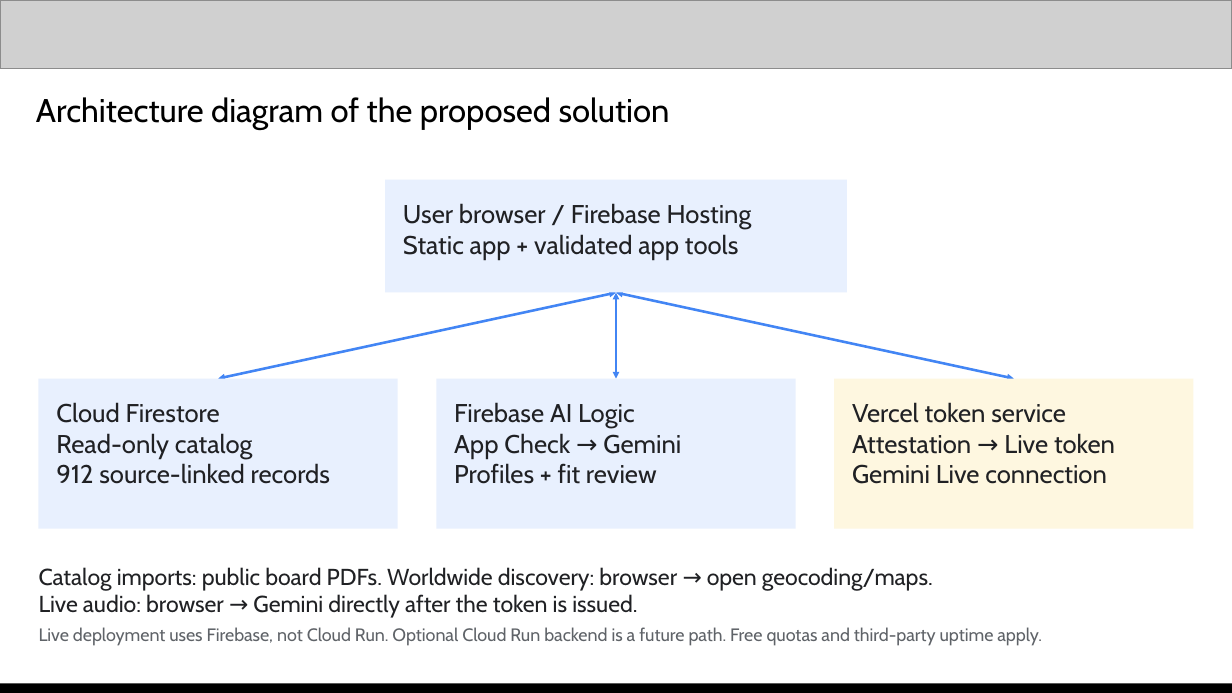
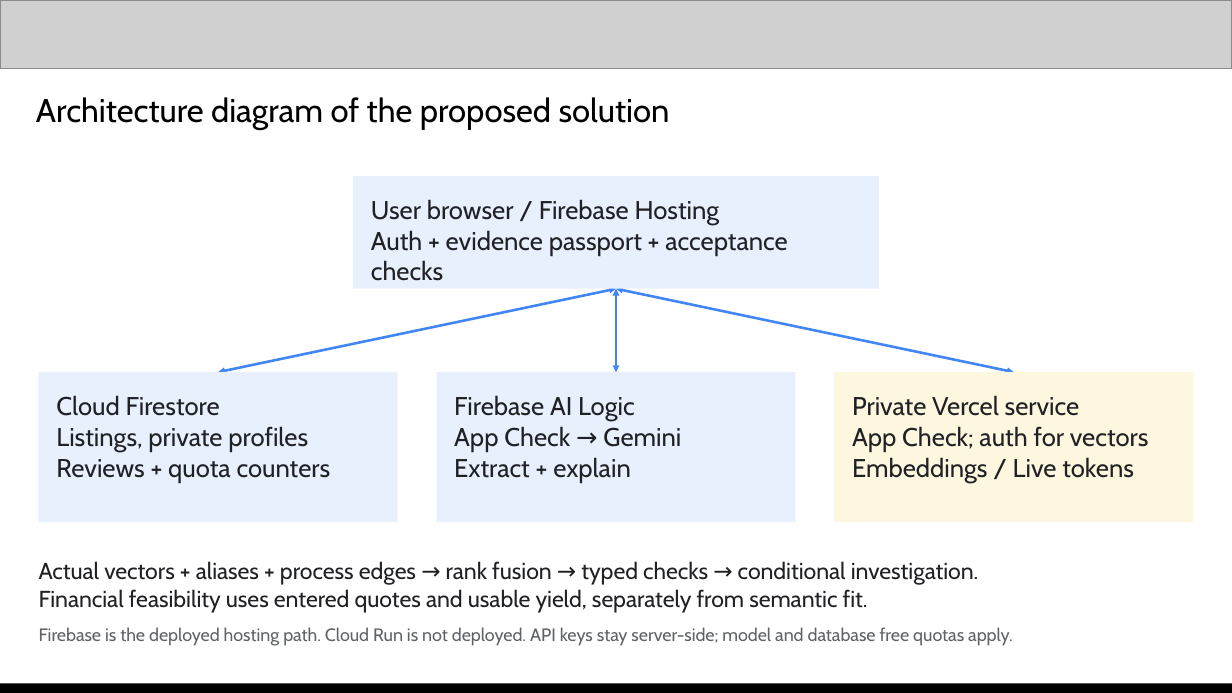
Before and after one commit to anshuman542018/wasterecast, a slide deck: slide 8 of submission/Clorex_WasteRecast_Pitch_Deck.pptx. Drawn at 1232x693 pixels with LibreOffice and Linux fonts; fonts in the diff are those of the drawing; grey boxes stand for pictures. Boxes give left, top, right and bottom in pixels: in the first picture for what was removed or moved away, otherwise in the second. Text is boxed around its words. In the diff, an @@ line names an element or a change of style, - is before the commit and + after.

```diff
--- a/submission/Clorex_WasteRecast_Pitch_Deck.pptx
+++ b/submission/Clorex_WasteRecast_Pitch_Deck.pptx
@@ rectangle resized from (x1=384, y1=180, x2=846, y2=293) to (x1=352, y1=176, x2=878, y2=290) @@
@@ text "User browser / Firebase Hosting" moved from (x1=403, y1=203, x2=752, y2=259) to (x1=371, y1=199, x2=787, y2=281) @@
@@ text at (x1=371, y1=230, x2=787, y2=281): text changed @@
-Static app + validated app tools
+Auth + evidence passport + acceptance checks
@@ 3 double arrows, 3 rectangles moved together from (x1=38, y1=293, x2=1194, y2=529) to (x1=38, y1=288, x2=1194, y2=522) @@
@@ text at (x1=852, y1=395, x2=1149, y2=483): text changed @@
-Vercel token service
-Attestation → Live token
-Gemini Live connection
+Private Vercel service
+App Check; auth for vectors
+Embeddings / Live tokens
@@ text at (x1=56, y1=426, x2=331, y2=483): text changed @@
-Read-only catalog
-912 source-linked records
+Listings, private profiles
+Reviews + quota counters
@@ text at (x1=454, y1=457, x2=631, y2=483): text changed @@
-Profiles + fit review
+Extract + explain
@@ text at (x1=39, y1=561, x2=979, y2=613): text changed @@
-Catalog imports: public board PDFs. Worldwide discovery: browser → open geocoding/maps.
-Live audio: browser → Gemini directly after the token is issued.
+Actual vectors + aliases + process edges → rank fusion → typed checks → conditional investigation.
+Financial feasibility uses entered quotes and usable yield, separately from semantic fit.
@@ text at (x1=39, y1=627, x2=1013, y2=646): text changed @@
-Live deployment uses Firebase, not Cloud Run. Optional Cloud Run backend is a future path. Free quotas and third-party uptime apply.
+Firebase is the deployed hosting path. Cloud Run is not deployed. API keys stay server-side; model and database free quotas apply.
```
Also in this commit, not shown: 14 other slides changed, 10 other files.
